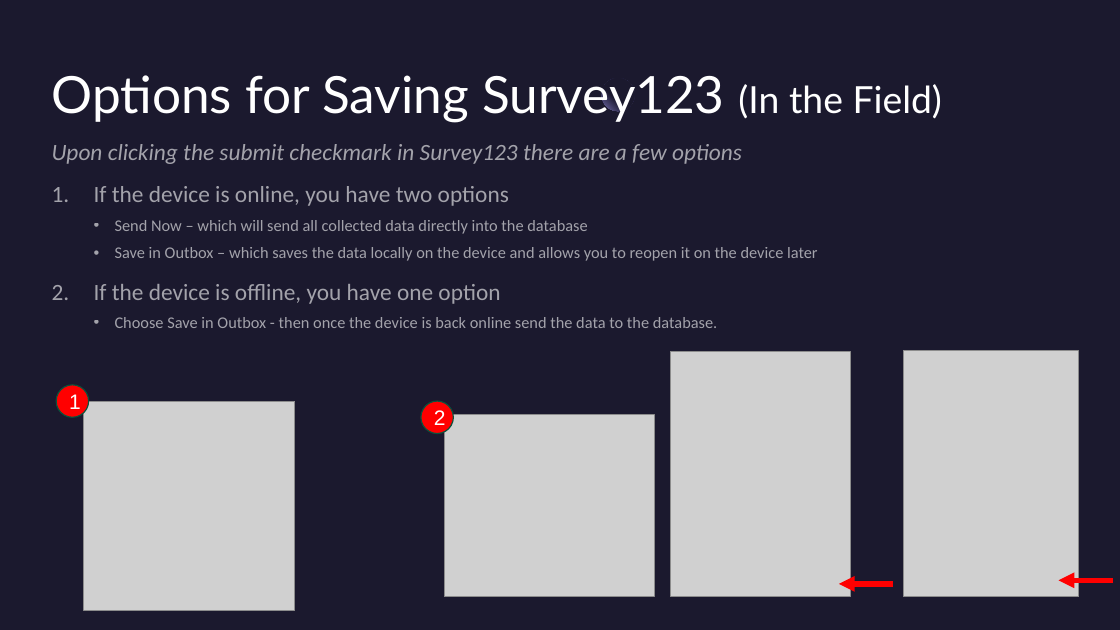
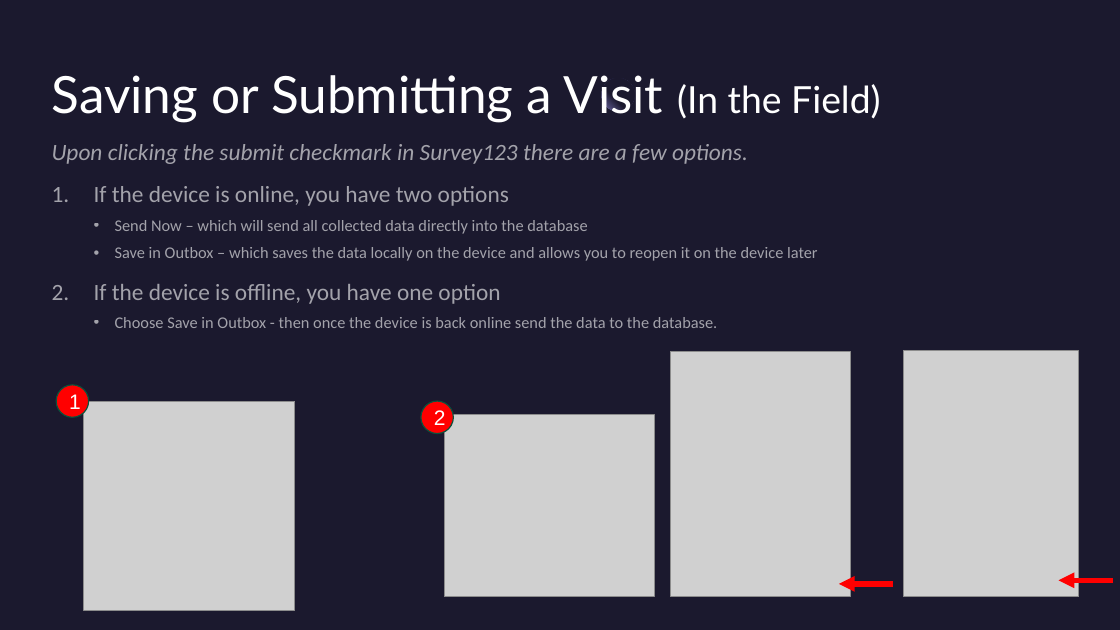
Before and after one commit to NWFWMD-IT/Hydrologic-Monitoring-Project, a slide deck: slide 6 of documents/user_guides/Hydrologic-Monitoring-Project-Fieldwork-Instructions.pptx (slide 7 before the commit). Drawn at 1120x630 pixels with LibreOffice and Linux fonts; fonts in the diff are those of the drawing; grey boxes stand for pictures. Boxes give left, top, right and bottom in pixels: in the first picture for what was removed or moved away, otherwise in the second. Text is boxed around its words. In the diff, an @@ line names an element or a change of style, - is before the commit and + after.

```diff
--- a/documents/user_guides/Hydrologic-Monitoring-Project-Fieldwork-Instructions.pptx
+++ b/documents/user_guides/Hydrologic-Monitoring-Project-Fieldwork-Instructions.pptx
@@ title at (52,75,880,123): text changed @@
-Options for Saving Survey123 (In the Field)
+Saving or Submitting a Visit (In the Field)
@@ text at (52,144,748,164): text changed @@
-Upon clicking the submit checkmark in Survey123 there are a few options
+Upon clicking the submit checkmark in Survey123 there are a few options.
```
Also in this commit, not shown: 4 other slides changed, 4 slides added, 1 slide removed.
